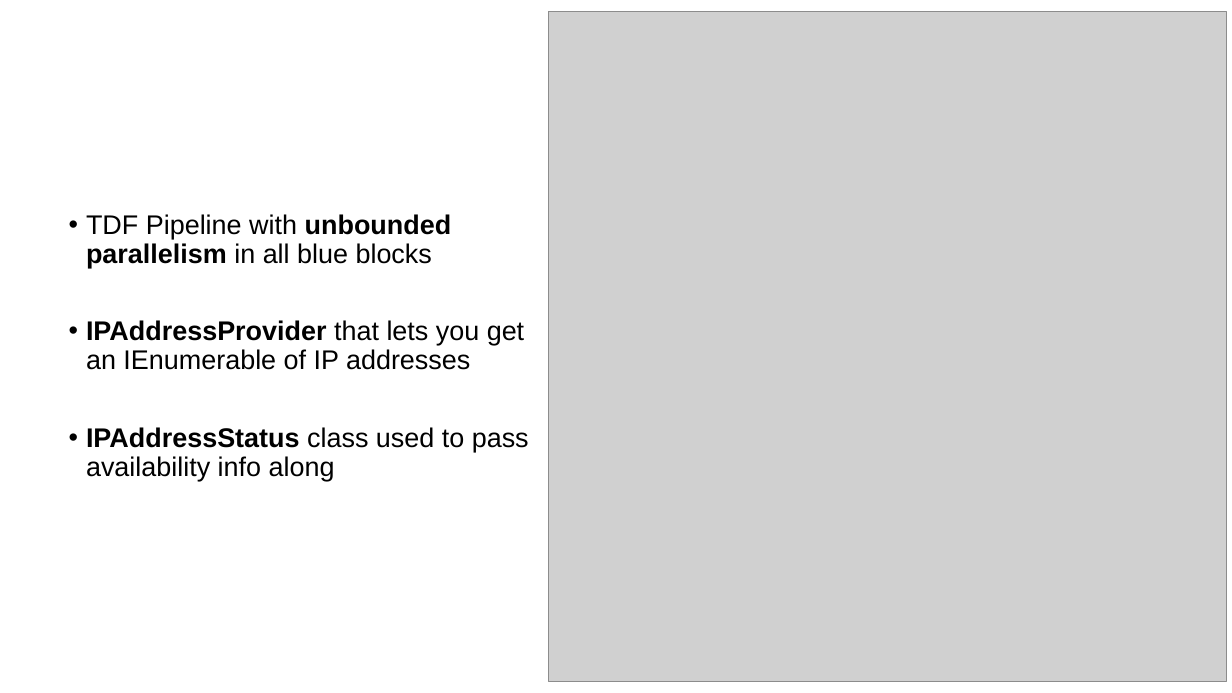
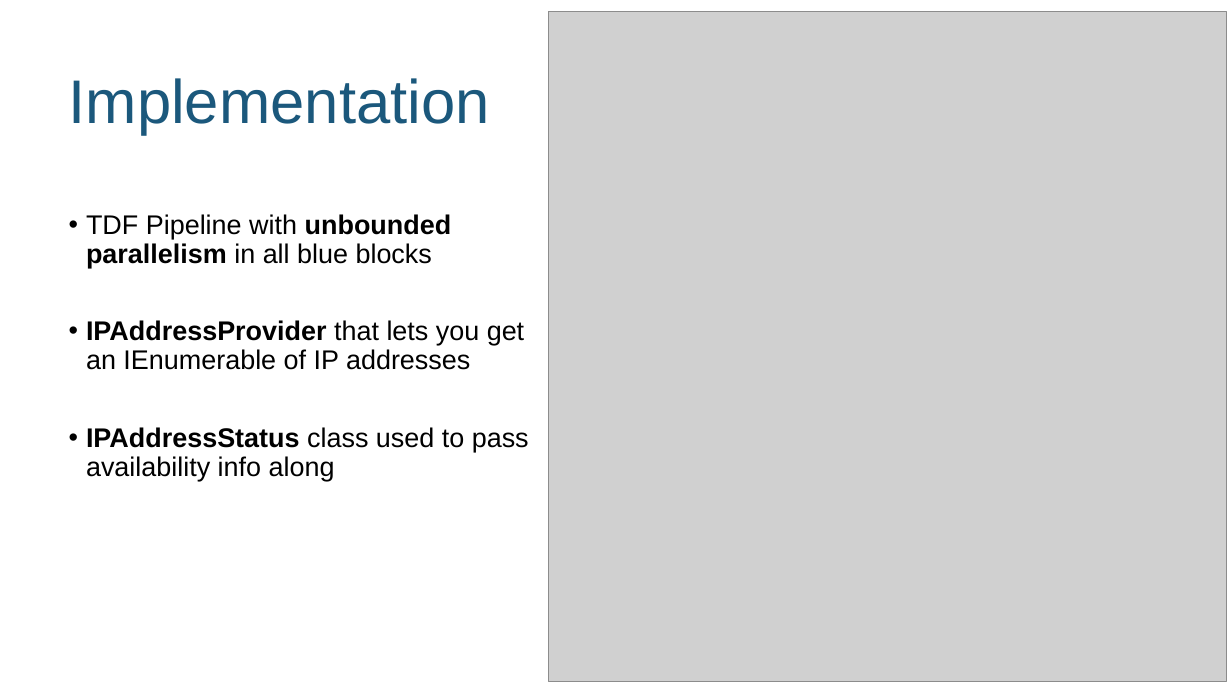
Before and after one commit to KiraGreifeneder/ping-list-bot, a slide deck: slide 3 of slides.pptx. Drawn at 1232x693 pixels with LibreOffice and Linux fonts; fonts in the diff are those of the drawing; grey boxes stand for pictures. Boxes give left, top, right and bottom in pixels: in the first picture for what was removed or moved away, otherwise in the second. Text is boxed around its words. In the diff, an @@ line names an element or a change of style, - is before the commit and + after.

Commit message:
pdf slides

```diff
--- a/slides.pptx
+++ b/slides.pptx
@@ title added at <box>69,78,490,135</box>, 48 pt, text #1B587C @@
+Implementation
```
Also in this commit, not shown: 1 other file.
